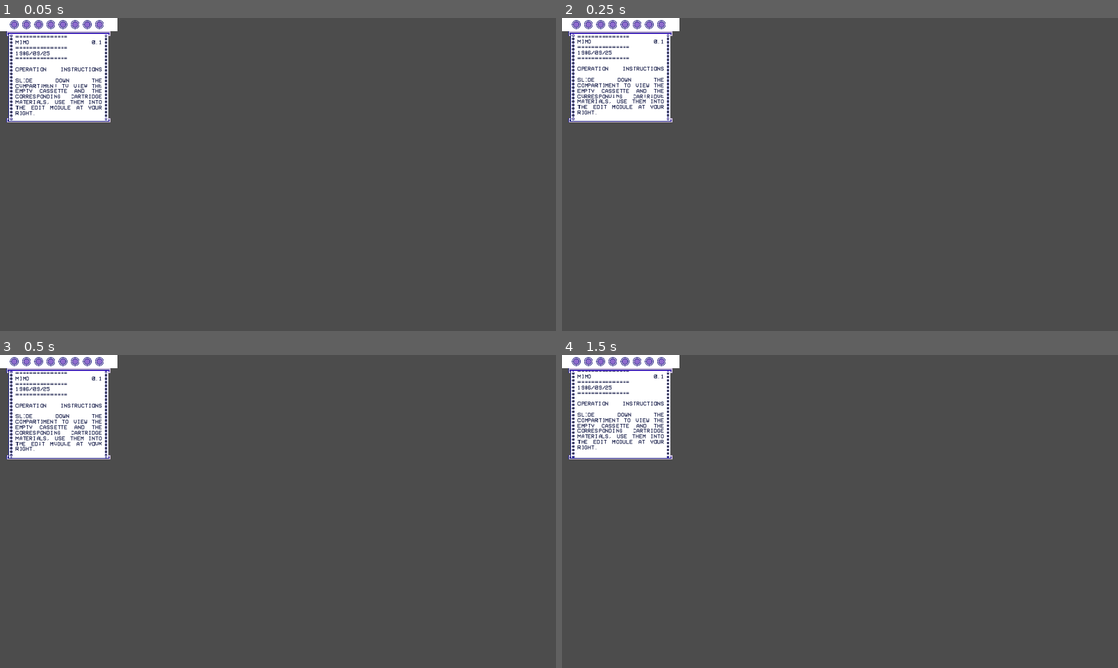
Above: before the commit, frames 1-4 (two rows, left to right).
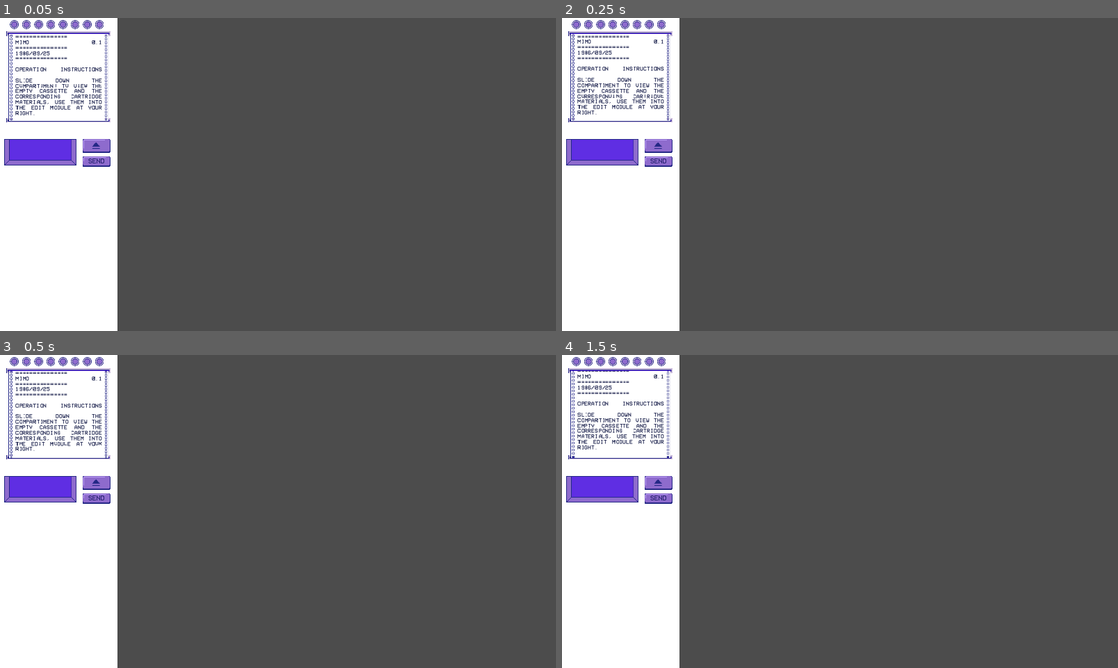
Above: after the commit, the same moments.

Repository: blackmambastudio/machinaria
Game: Godot game, scene res://MiMo/MiMo.tscn
Same seed, same stepped clock (60 frames per second), same inputs: the game is played once before the commit and once after it.
Inputs (mouse positions are in pixels of both pictures, inside the frame that each line leads up to):
- Up to frame 1 (0.05 s): no input
- Up to frame 2 (0.25 s): no input
- Up to frame 3 (0.5 s): no input
- Up to frame 4 (1.5 s): click (656, 483) at 0.52 s; click (656, 498) at 1.27 s

The runs differ from the first frame. In frame 1, 15% of the frame differs, in the area x 0-22%, y 4-100%; in frame 2, 15%; in frame 3, 15%; in frame 4, 15%.

Commit message:
create video slot section

Diff:
--- a/MiMo/IO/IO.tscn
+++ b/MiMo/IO/IO.tscn
@@ -1,15 +1,40 @@
-[gd_scene load_steps=3 format=2]
+[gd_scene load_steps=4 format=2]
 
 [ext_resource path="res://MiMo/IO/Led_Bar/Led_Bar.tscn" type="PackedScene" id=1]
 [ext_resource path="res://MiMo/IO/Printer/Printer.tscn" type="PackedScene" id=2]
+[ext_resource path="res://MiMo/IO/Video_Slot/Video_Slot.tscn" type="PackedScene" id=3]
 
-[node name="IO" type="Node2D"]
+[node name="IO" type="Node2D" index="0"]
 
-[node name="Led_Bar" parent="." index="0" instance=ExtResource( 1 )]
+_sections_unfolded = [ "Transform" ]
 
-[node name="Printer" parent="." index="1" instance=ExtResource( 2 )]
+[node name="ColorRect" type="ColorRect" parent="." index="0"]
+
+anchor_left = 0.0
+anchor_top = 0.0
+anchor_right = 0.0
+anchor_bottom = 0.0
+margin_right = 540.0
+margin_bottom = 1440.0
+rect_pivot_offset = Vector2( 0, 0 )
+rect_clip_content = false
+mouse_filter = 0
+mouse_default_cursor_shape = 0
+size_flags_horizontal = 1
+size_flags_vertical = 1
+color = Color( 1, 1, 1, 1 )
+_sections_unfolded = [ "Rect" ]
+
+[node name="Led_Bar" parent="." index="1" instance=ExtResource( 1 )]
+
+[node name="Printer" parent="." index="2" instance=ExtResource( 2 )]
 
 margin_left = 30.0
 margin_top = 60.0
 margin_right = 510.0
 margin_bottom = 480.0
+
+[node name="Video_Slot" parent="." index="3" instance=ExtResource( 3 )]
+
+margin_top = 528.0
+margin_bottom = 708.0
--- /dev/null
+++ b/MiMo/IO/Video_Slot/Video_Slot.tscn
@@ -0,0 +1,78 @@
+[gd_scene load_steps=6 format=2]
+
+[ext_resource path="res://MiMo/Common/Cassette_Slot/Assets/cassette_slot.png" type="Texture" id=1]
+[ext_resource path="res://MiMo/IO/Video_Slot/Assets/eject_button_large.png" type="Texture" id=2]
+[ext_resource path="res://MiMo/IO/Video_Slot/Assets/eject_button_large_pressed.png" type="Texture" id=3]
+[ext_resource path="res://MiMo/IO/Video_Slot/Assets/send_button.png" type="Texture" id=4]
+[ext_resource path="res://MiMo/IO/Video_Slot/Assets/send_button_pressed.png" type="Texture" id=5]
+
+[node name="Video_Slot" type="Container"]
+
+anchor_left = 0.0
+anchor_top = 0.0
+anchor_right = 0.0
+anchor_bottom = 0.0
+margin_right = 540.0
+margin_bottom = 180.0
+rect_pivot_offset = Vector2( 0, 0 )
+rect_clip_content = false
+mouse_filter = 2
+mouse_default_cursor_shape = 0
+size_flags_horizontal = 1
+size_flags_vertical = 1
+
+[node name="Cassette_Slot" type="Sprite" parent="." index="0"]
+
+position = Vector2( 20, 30 )
+texture = ExtResource( 1 )
+centered = false
+
+[node name="Eject_Button" type="TextureButton" parent="." index="1"]
+
+anchor_left = 0.0
+anchor_top = 0.0
+anchor_right = 0.0
+anchor_bottom = 0.0
+margin_left = 380.0
+margin_top = 28.0
+margin_right = 508.0
+margin_bottom = 94.0
+rect_pivot_offset = Vector2( 0, 0 )
+rect_clip_content = false
+focus_mode = 2
+mouse_filter = 0
+mouse_default_cursor_shape = 0
+size_flags_horizontal = 1
+size_flags_vertical = 1
+toggle_mode = false
+enabled_focus_mode = 2
+shortcut = null
+group = null
+texture_normal = ExtResource( 2 )
+texture_pressed = ExtResource( 3 )
+_sections_unfolded = [ "Rect", "Textures" ]
+
+[node name="Send_Button" type="TextureButton" parent="." index="2"]
+
+anchor_left = 0.0
+anchor_top = 0.0
+anchor_right = 0.0
+anchor_bottom = 0.0
+margin_left = 380.0
+margin_top = 108.0
+margin_right = 508.0
+margin_bottom = 158.0
+rect_pivot_offset = Vector2( 0, 0 )
+rect_clip_content = false
+focus_mode = 2
+mouse_filter = 0
+mouse_default_cursor_shape = 0
+size_flags_horizontal = 1
+size_flags_vertical = 1
+toggle_mode = false
+enabled_focus_mode = 2
+shortcut = null
+group = null
+texture_normal = ExtResource( 4 )
+texture_pressed = ExtResource( 5 )
+_sections_unfolded = [ "Rect", "Textures" ]
--- a/MiMo/MiMo.tscn
+++ b/MiMo/MiMo.tscn
@@ -2,6 +2,6 @@
 
 [ext_resource path="res://MiMo/IO/IO.tscn" type="PackedScene" id=1]
 
-[node name="MiMo" type="Node2D" index="0"]
+[node name="MiMo" type="Node2D"]
 
 [node name="IO" parent="." index="0" instance=ExtResource( 1 )]
Binary file added: MiMo/Common/Cassette_Slot/Assets/cassette_slot.png
Not shown, added: MiMo/Common/Cassette_Slot/Assets/cassette_slot.png.import
Binary file added: MiMo/IO/Video_Slot/Assets/eject_button_large.png
Not shown, added: MiMo/IO/Video_Slot/Assets/eject_button_large.png.import
Binary file added: MiMo/IO/Video_Slot/Assets/eject_button_large_pressed.png
Not shown, added: MiMo/IO/Video_Slot/Assets/eject_button_large_pressed.png.import
Binary file added: MiMo/IO/Video_Slot/Assets/send_button.png
Not shown, added: MiMo/IO/Video_Slot/Assets/send_button.png.import
Binary file added: MiMo/IO/Video_Slot/Assets/send_button_pressed.png
Not shown, added: MiMo/IO/Video_Slot/Assets/send_button_pressed.png.import
